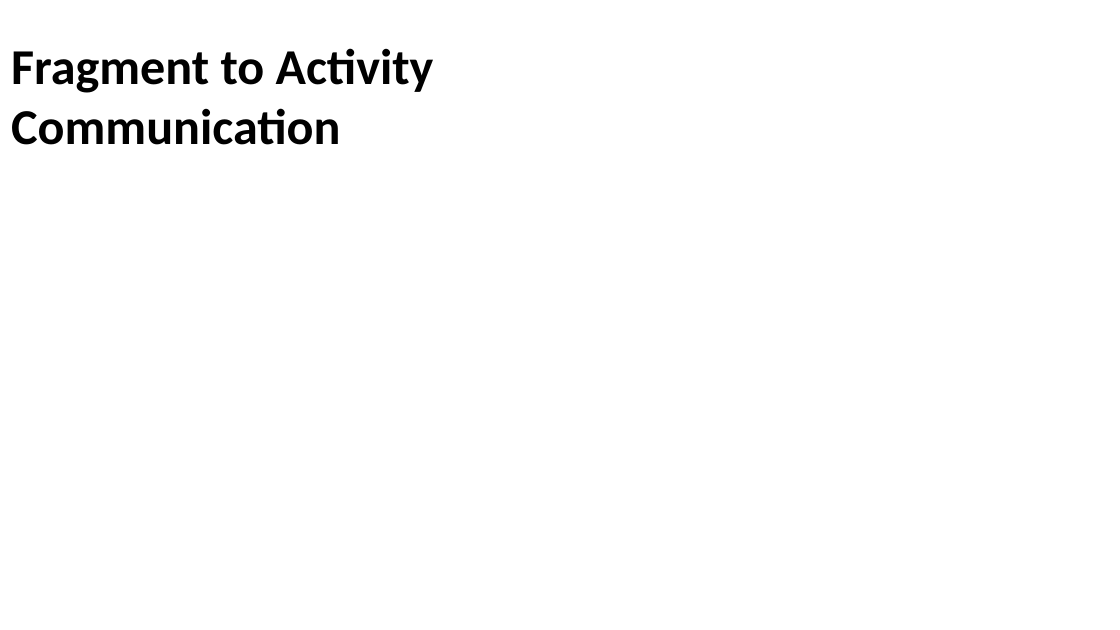
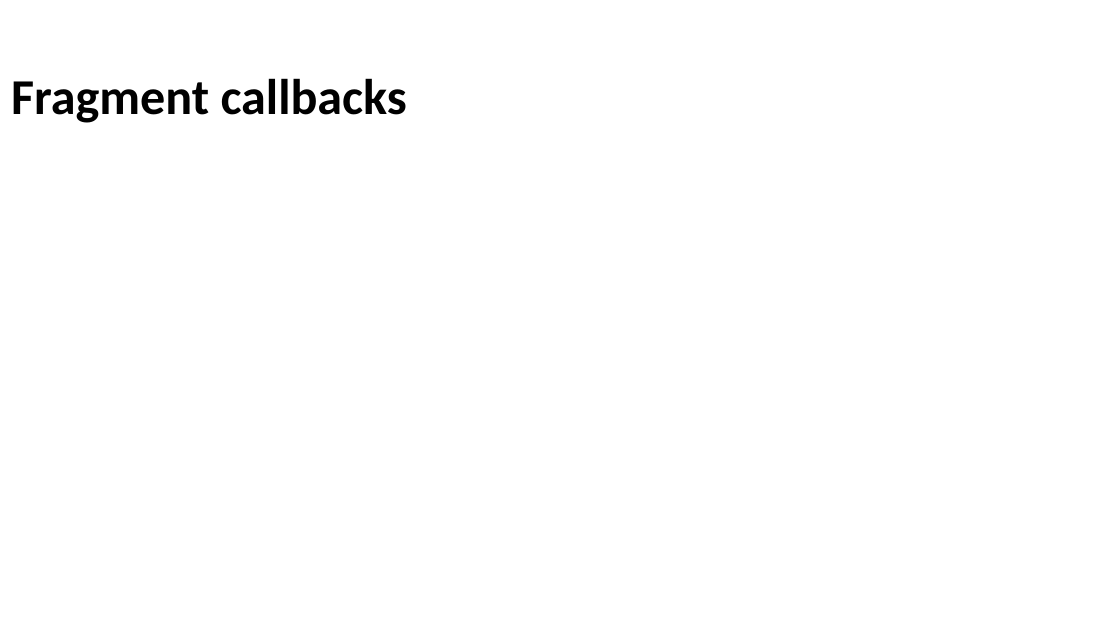
Before and after one commit to Batch-xx/Android-Lunch-Learn, a slide deck: slide 42 of slides/Android Studio_Activities_Fragments.pptx (slide 45 before the commit). Drawn at 1120x630 pixels with LibreOffice and Linux fonts; fonts in the diff are those of the drawing; background and template pictures are left out. Boxes give left, top, right and bottom in pixels: in the first picture for what was removed or moved away, otherwise in the second. Text is boxed around its words. In the diff, an @@ line names an element or a change of style, - is before the commit and + after.

```diff
--- a/slides/Android Studio_Activities_Fragments.pptx
+++ b/slides/Android Studio_Activities_Fragments.pptx
@@ title at box(11, 78, 407, 123): text changed @@
-Fragment to Activity Communication
+Fragment callbacks
```
Also in this commit, not shown: 5 other slides changed, 4 slides added, 6 slides removed, 1 other file.
